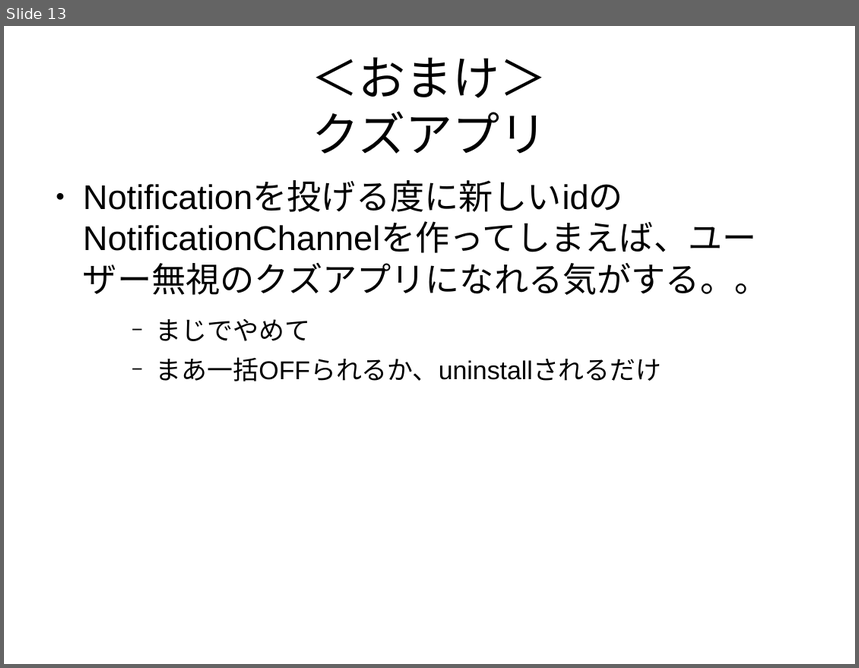
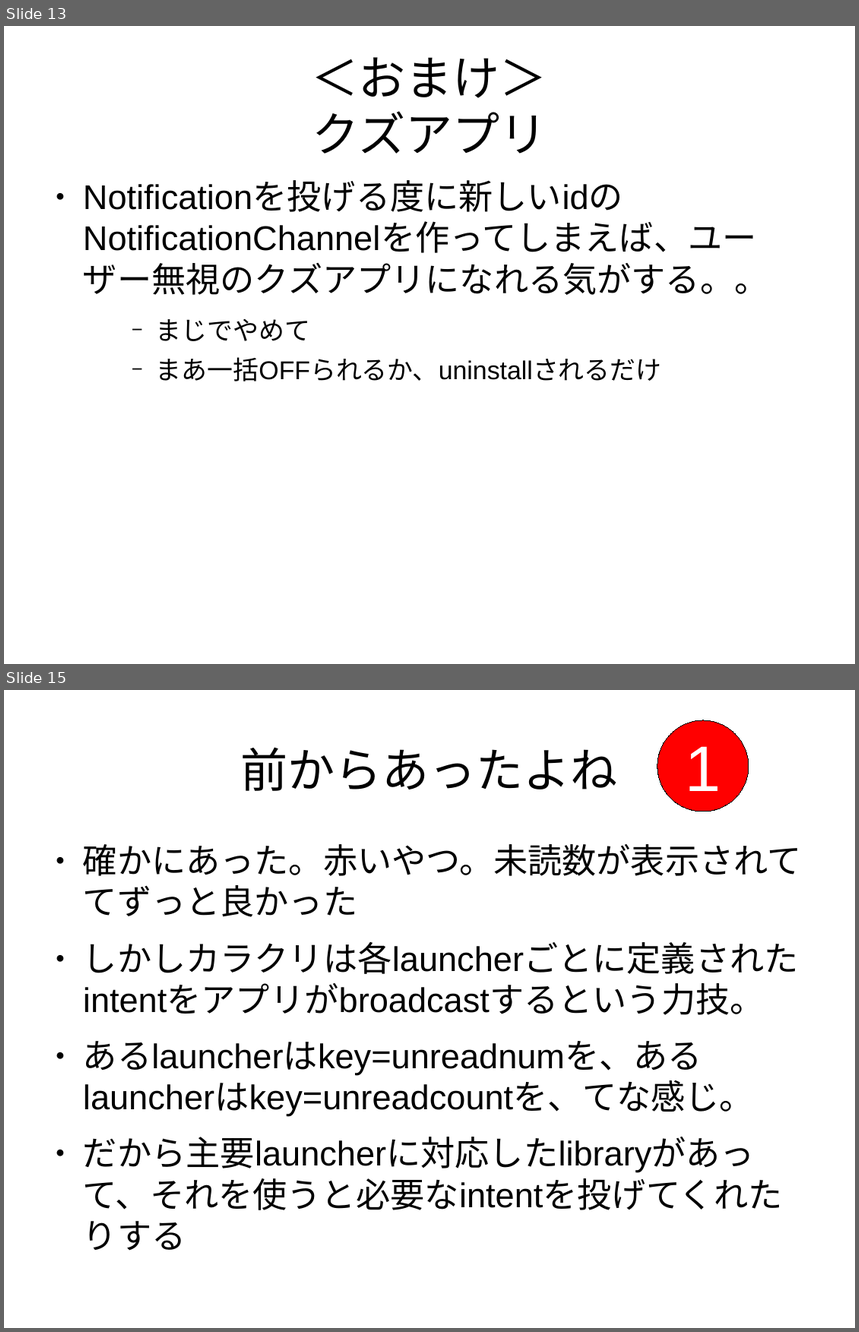
Before and after one commit to tmhouse/TestNotificationChannelSample, a slide deck: NotificationChannelについて.odp. Shown one above the other, each under a label of ours: slide 13 before the commit, slides 13 and 15 after it; the slides between them are not shown. The pictures are 859x668 and 859x1332 pixels, drawn with LibreOffice and Linux fonts; fonts in the diff are those of the drawing. Boxes give left, top, right and bottom in pixels: in the first picture for what was removed or moved away, otherwise in the second. Text is boxed around its words. In the diff, an @@ line names an element or a change of style, - is before the commit and + after.

```diff
--- a/NotificationChannelについて.odp
+++ b/NotificationChannelについて.odp
@@ slide 15 added at bbox=[4, 690, 855, 1328], background #FFFFFF @@
@@ ellipse added at bbox=[658, 720, 749, 812], fill #FF0000, outline #000000 0 pt, 60 pt, text #FFFFFF @@
+1
@@ title added at bbox=[240, 747, 618, 791], 44 pt, text #000000 @@
+前からあったよね
@@ text added at bbox=[83, 844, 801, 1211], 32 pt, text #000000 @@
+● 確かにあった。赤いやつ。未読数が表示されててずっと良かった
+● しかしカラクリは各launcherごとに定義されたintentをアプリがbroadcastするという力技。
+● あるlauncherはkey=unreadnumを、あるlauncherはkey=unreadcountを、てな感じ。
+● だから主要launcherに対応したlibraryがあって、それを使うと必要なintentを投げてくれたりする
```
Also in this commit, not shown: 5 slides changed, 3 other slides added.
